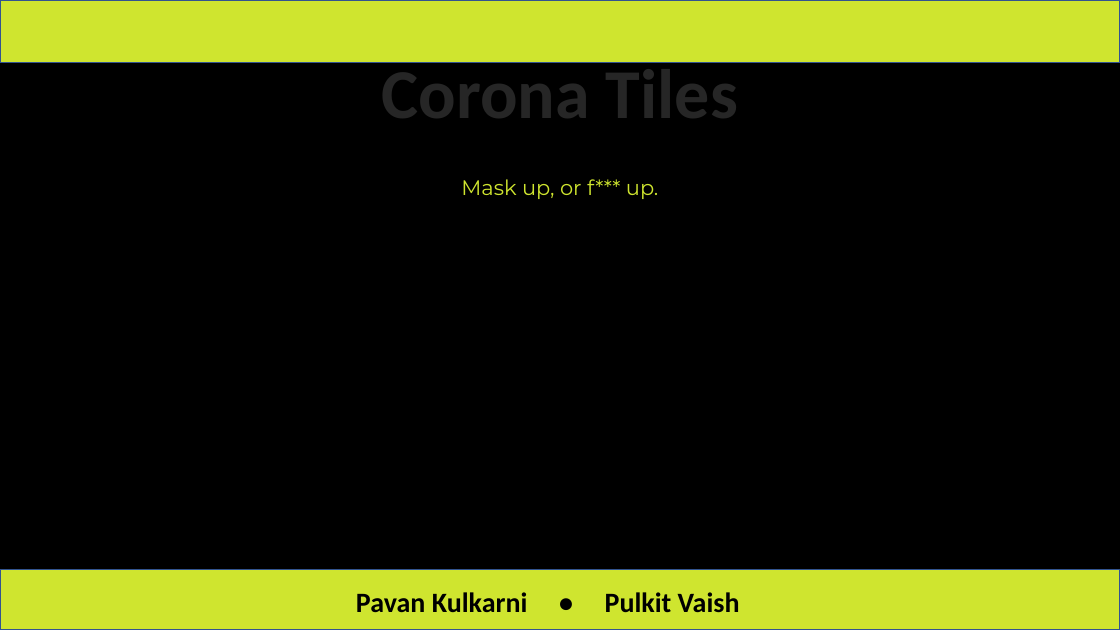
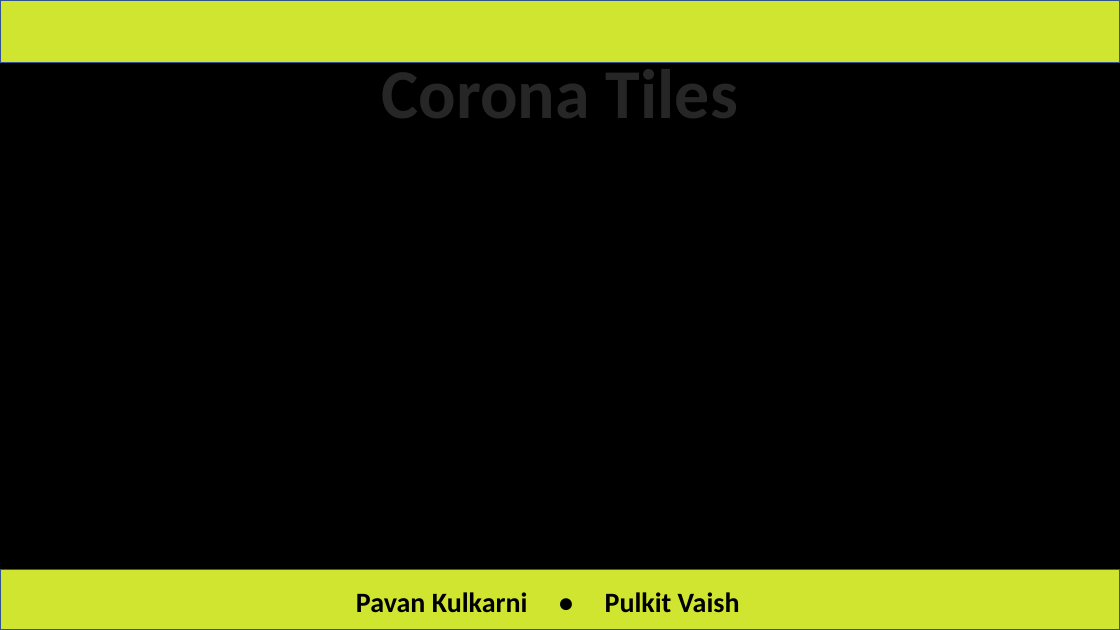
Before and after one commit to pkulkarni245/CoronaTiles, a slide deck: slide 5 of Presentation1.pptx. Drawn at 1120x630 pixels with LibreOffice and Linux fonts; fonts in the diff are those of the drawing. Boxes give left, top, right and bottom in pixels: in the first picture for what was removed or moved away, otherwise in the second. Text is boxed around its words. In the diff, an @@ line names an element or a change of style, - is before the commit and + after.

```diff
--- a/Presentation1.pptx
+++ b/Presentation1.pptx
@@ text removed at bbox=[461, 179, 658, 199] @@
-Mask up, or f*** up.
```
Also in this commit, not shown: 1 other file.
